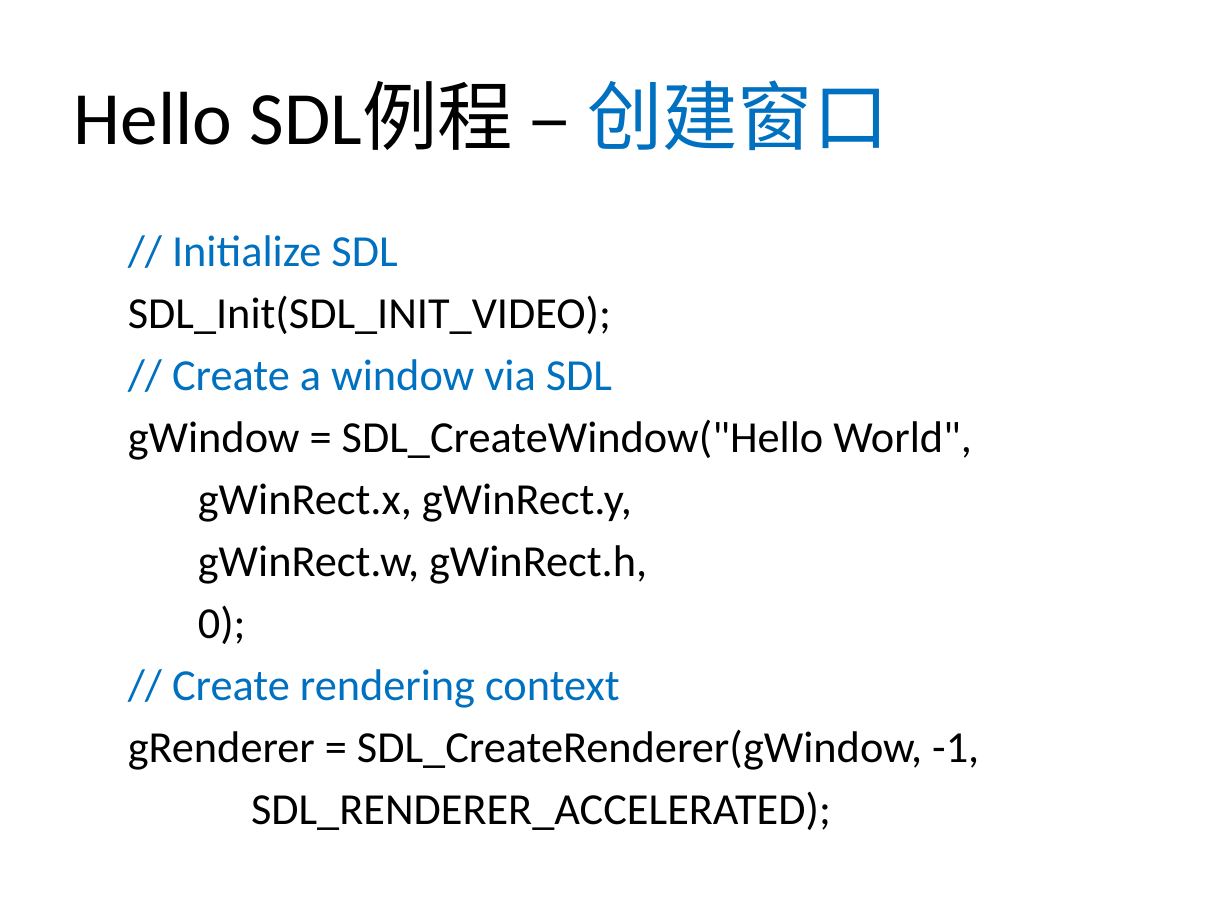
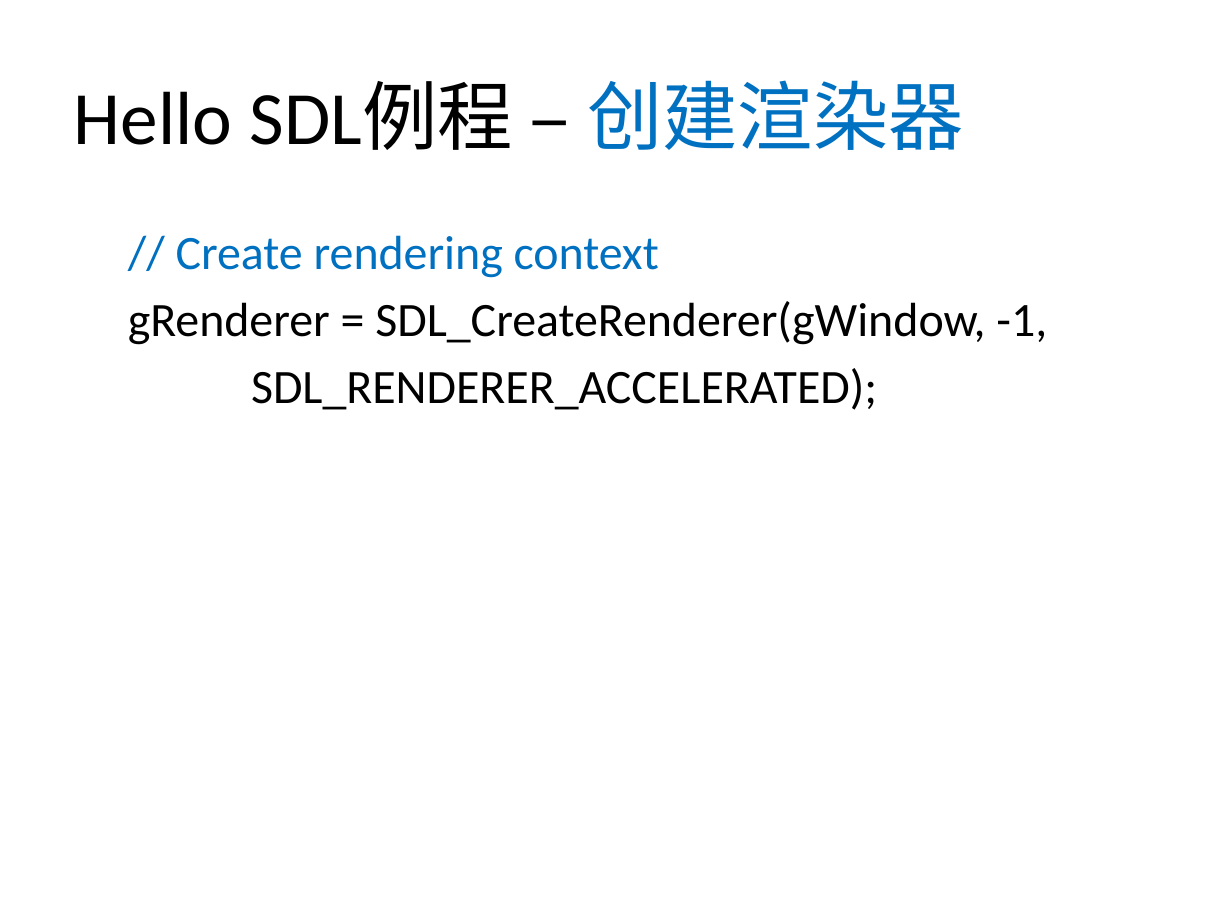
Before and after one commit to xinguo2015/SDL2Project2017, a slide deck: slide 17 of Tutorials/SDL2Tutorials.pptx (slide 11 before the commit). Drawn at 1232x924 pixels with LibreOffice and Linux fonts; fonts in the diff are those of the drawing; background and template pictures are left out. Boxes give left, top, right and bottom in pixels: in the first picture for what was removed or moved away, otherwise in the second. Text is boxed around its words. In the diff, an @@ line names an element or a change of style, - is before the commit and + after.

```diff
--- a/Tutorials/SDL2Tutorials.pptx
+++ b/Tutorials/SDL2Tutorials.pptx
@@ title at <box>74,80,963,150</box>: text changed @@
-Hello SDL例程 – 创建窗口
+Hello SDL例程 – 创建渲染器
@@ text "// Create rendering context" at <box>128,235,1047,410</box>: size 25.9 to 28 pt @@
@@ text at <box>128,235,972,644</box>: paragraphs removed @@
-  // Initialize SDL
-  SDL_Init(SDL_INIT_VIDEO);
-  // Create a window via SDL
-  gWindow = SDL_CreateWindow("Hello World",
-  gWinRect.x, gWinRect.y,
-  gWinRect.w, gWinRect.h,
-  0);
```
Also in this commit, not shown: 8 slides added, 1 other file.
